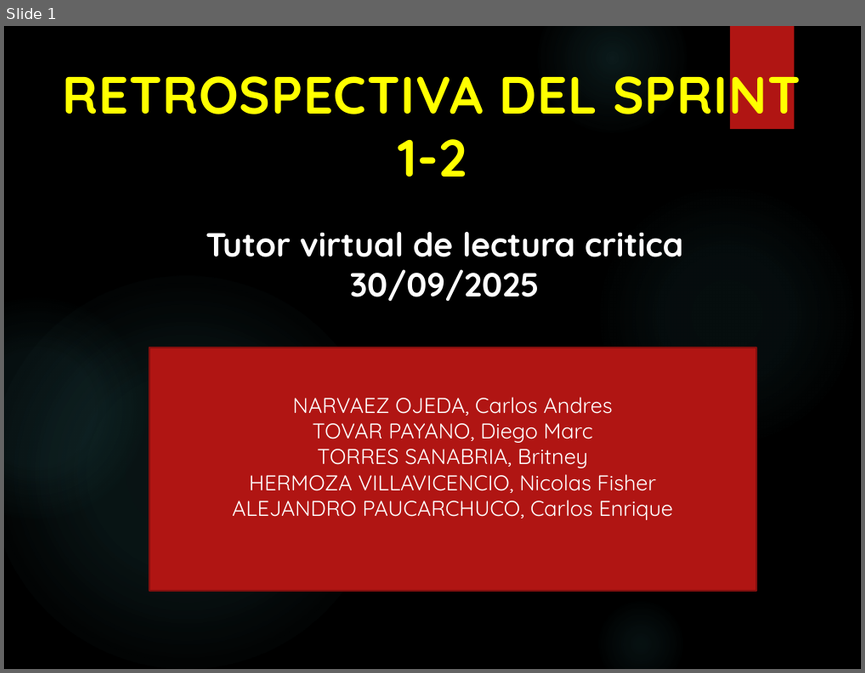
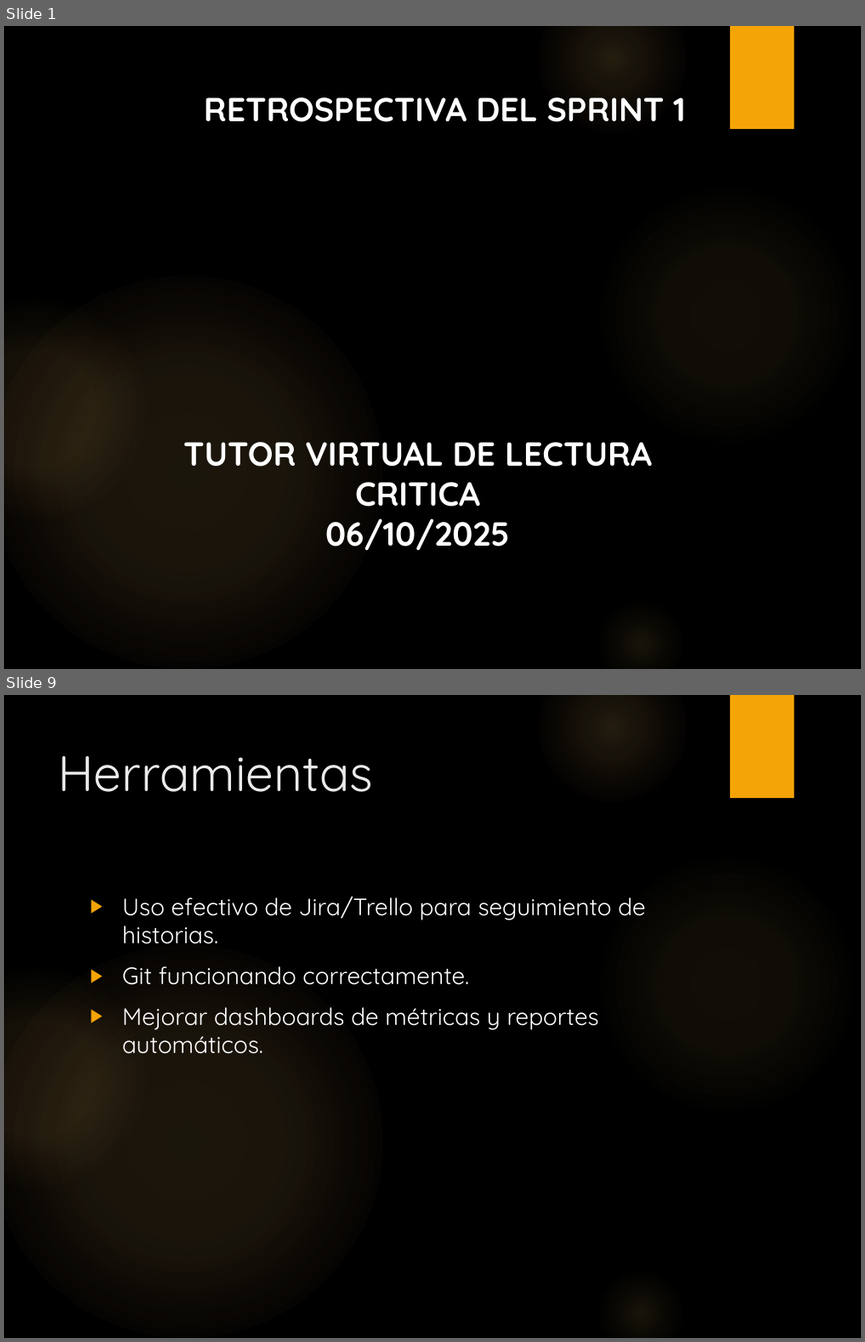
Before and after one commit to BritneyTorres/G2001, a slide deck: Semana 5/20250915_07_Retrospectiva del Sprint.pptx. Shown one above the other, each under a label of ours: slide 1 before the commit, slides 1 and 9 after it; the slides between them are not shown. The pictures are 865x673 and 865x1342 pixels, drawn with LibreOffice and Linux fonts; fonts in the diff are those of the drawing; background and template pictures are left out. Boxes give left, top, right and bottom in pixels: in the first picture for what was removed or moved away, otherwise in the second. Text is boxed around its words. In the diff, an @@ line names an element or a change of style, - is before the commit and + after.

```diff
--- a/Semana 5/20250915_07_Retrospectiva del Sprint.pptx
+++ b/Semana 5/20250915_07_Retrospectiva del Sprint.pptx
@@ slide 9 added at box(4, 695, 861, 1338), background picture (left out); not listed: 6 template elements that a slide beside it also shows @@
@@ title added at box(58, 756, 373, 792), 42 pt, text #EBEBEB @@
+Herramientas
@@ text added at box(122, 896, 645, 1054), 20 pt, text #FFFFFF @@
+▶ Uso efectivo de Jira/Trello para seguimiento de historias.
+▶ Git funcionando correctamente.
+▶ Mejorar dashboards de métricas y reportes automáticos.
@@ slide 1 changed as well @@
@@ rectangle at box(730, 26, 794, 129): fill #B01513 to #F5A408 @@
@@ text at box(204, 97, 685, 122): text changed; size 44 to 28 pt; text colour #FFFF00 to #FFFFFF @@
-RETROSPECTIVA DEL SPRINT 1-2
+RETROSPECTIVA DEL SPRINT 1
@@ fill gradient #50B9C1 to gradient #FAC96A in 5 elements at box(595, 182, 858, 447), box(537, 26, 687, 133), box(595, 597, 687, 669), box(4, 276, 382, 669), box(4, 298, 146, 519) @@
@@ rectangle removed at box(148, 347, 756, 590) @@
-NARVAEZ OJEDA, Carlos Andres
-TOVAR PAYANO, Diego Marc
-TORRES SANABRIA, Britney
-HERMOZA VILLAVICENCIO, Nicolas Fisher
-ALEJANDRO PAUCARCHUCO, Carlos Enrique
@@ text at box(183, 442, 652, 550): text changed @@
-Tutor virtual de lectura critica
-30/09/2025
+TUTOR VIRTUAL DE LECTURA CRITICA
+06/10/2025
```
Also in this commit, not shown: 8 other slides added, 4 slides removed, 2 other files.
